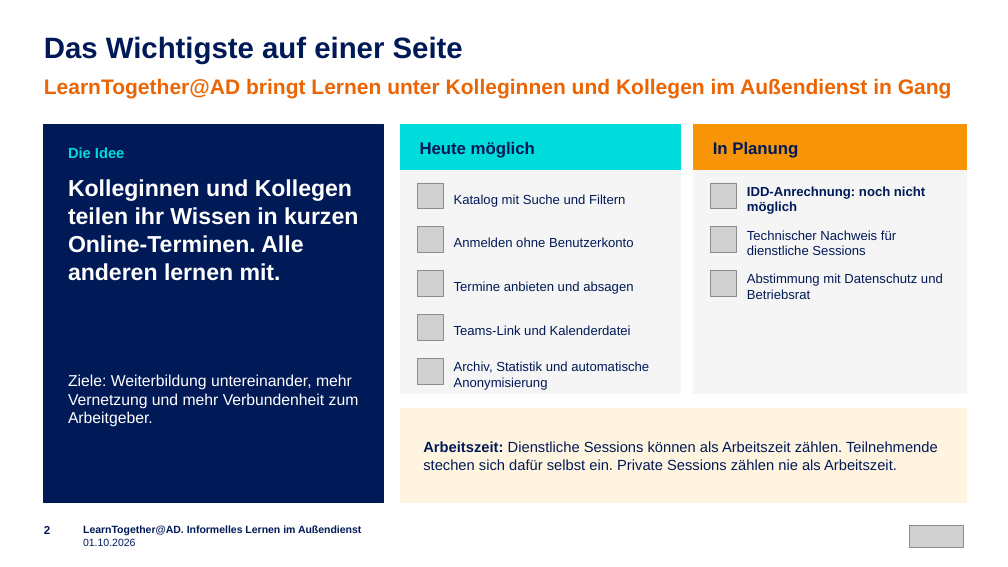
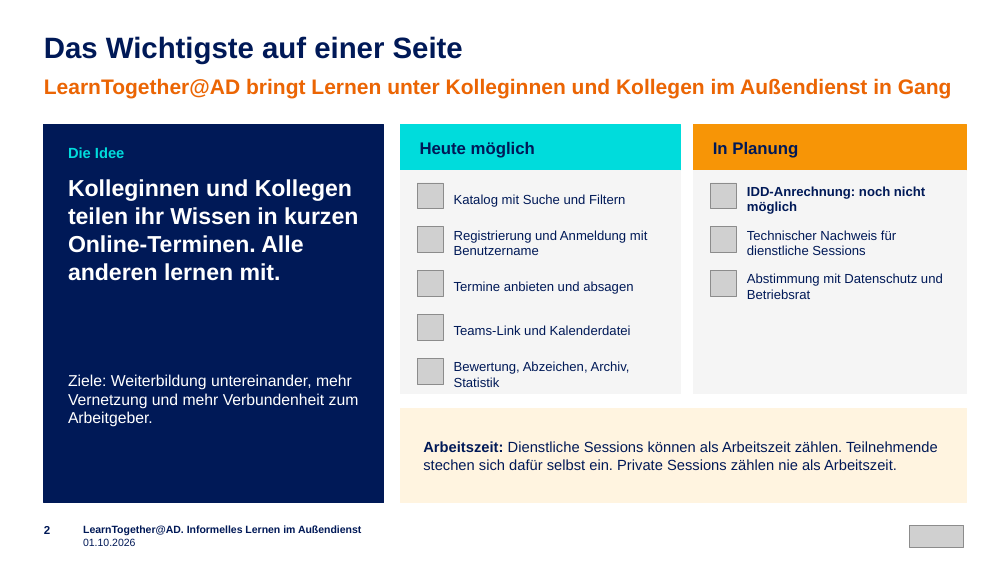
Before and after one commit to emplush/ruv_learntogether, a slide deck: slide 2 of docs/LearnTogether-AD_Praesentation.pptx. Drawn at 1008x567 pixels with LibreOffice and Linux fonts; fonts in the diff are those of the drawing; grey boxes stand for pictures. Boxes give left, top, right and bottom in pixels: in the first picture for what was removed or moved away, otherwise in the second. Text is boxed around its words. In the diff, an @@ line names an element or a change of style, - is before the commit and + after.

```diff
--- a/docs/LearnTogether-AD_Praesentation.pptx
+++ b/docs/LearnTogether-AD_Praesentation.pptx
@@ text at (x1=454, y1=230, x2=647, y2=255): text changed @@
-Anmelden ohne Benutzerkonto
+Registrierung und Anmeldung mit Benutzername
@@ text at (x1=454, y1=361, x2=630, y2=387): text changed @@
-Archiv, Statistik und automatische Anonymisierung
+Bewertung, Abzeichen, Archiv, Statistik
```
Also in this commit, not shown: 6 other slides changed.
